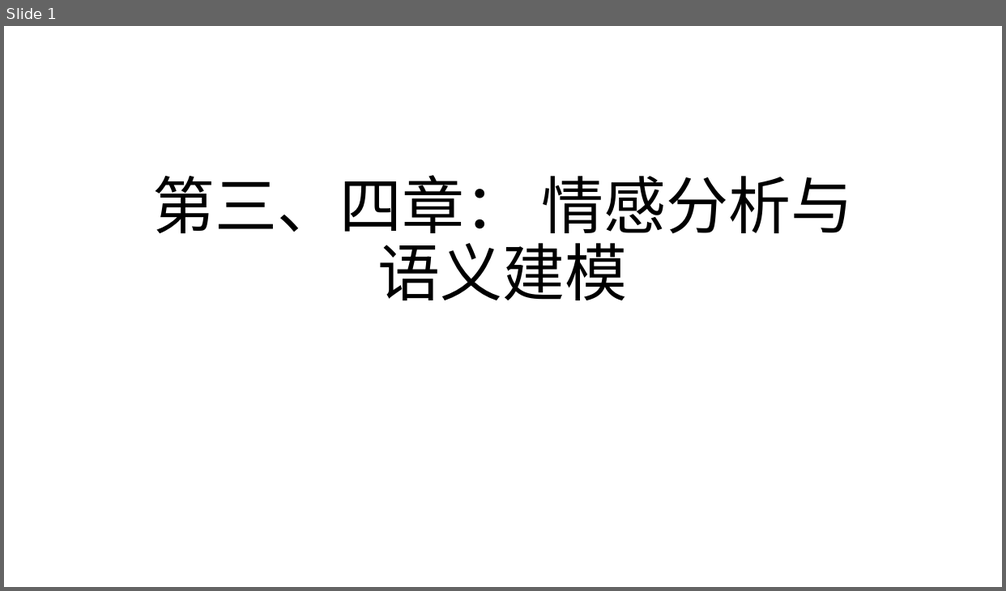
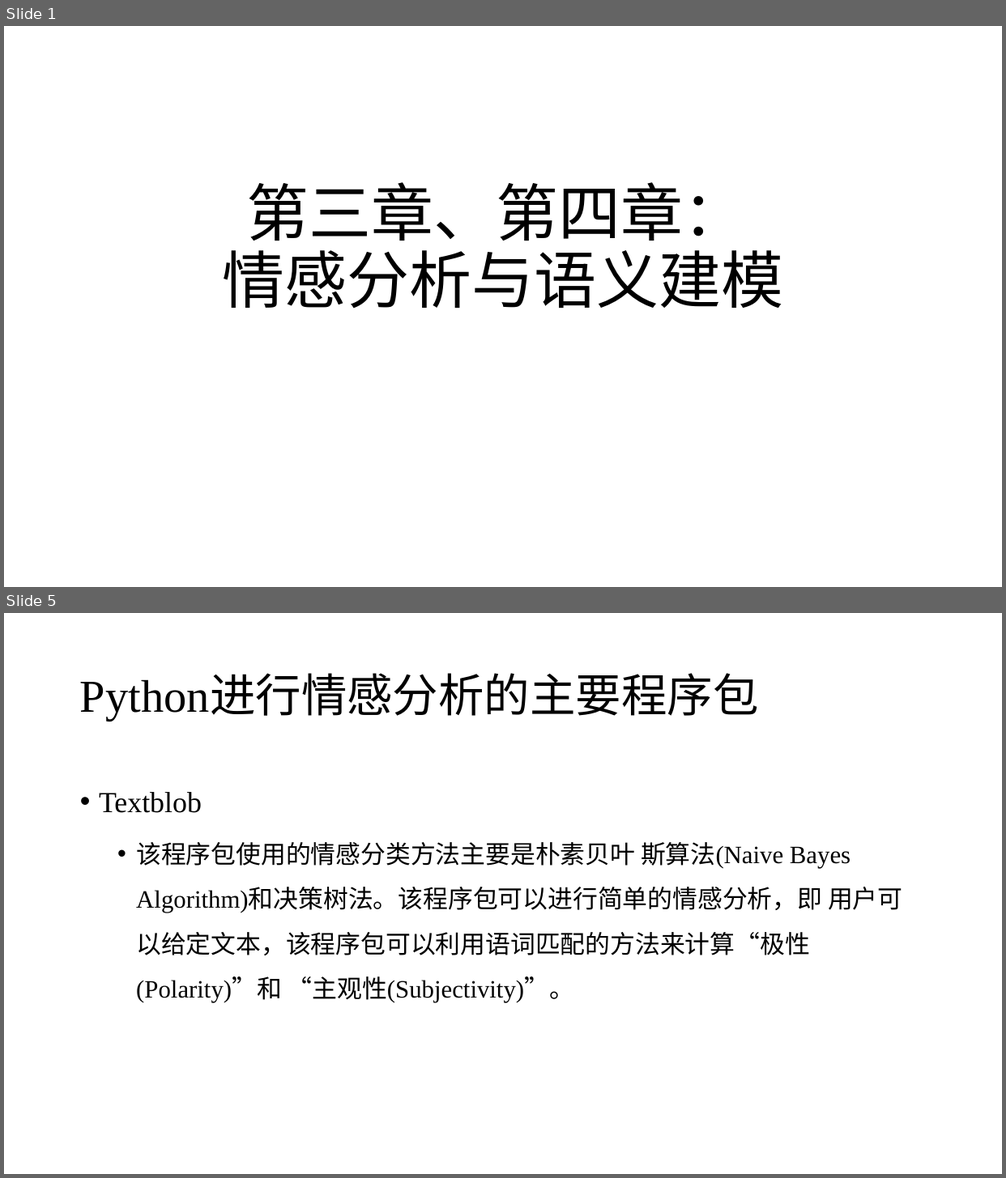
Before and after one commit to SocratesClub/ccrbook, a slide deck: slides/Chapter 3&4 语义建模 .pptx. Shown one above the other, each under a label of ours: slide 1 before the commit, slides 1 and 5 after it; the slides between them are not shown. The pictures are 1006x591 and 1006x1178 pixels, drawn with LibreOffice and Linux fonts; fonts in the diff are those of the drawing. Boxes give left, top, right and bottom in pixels: in the first picture for what was removed or moved away, otherwise in the second. Text is boxed around its words. In the diff, an @@ line names an element or a change of style, - is before the commit and + after.

```diff
--- a/slides/Chapter 3&4 语义建模 .pptx
+++ b/slides/Chapter 3&4 语义建模 .pptx
@@ slide 5 added at (4, 613, 1002, 1174), background #FFFFFF @@
@@ title added at (80, 676, 759, 721), 44 pt, text #000000 @@
+Python进行情感分析的主要程序包
@@ text added at (99, 792, 902, 1003), 24 pt, text #000000 @@
+• Textblob
+  • 该程序包使用的情感分类方法主要是朴素贝叶 斯算法(Naive Bayes Algorithm)和决策树法。该程序包可以进行简单的情感分析，即 用户可以给定文本，该程序包可以利用语词匹配的方法来计算“极性(Polarity)”和 “主观性(Subjectivity)”。
@@ slide 1 changed as well @@
@@ title at (222, 182, 783, 309): text changed; font Calibri to Times New Roman @@
-第三、四章： 情感分析与语义建模
+第三章、第四章：
+情感分析与语义建模
```
Also in this commit, not shown: 5 other slides changed, 12 other slides added, 4 slides removed.
